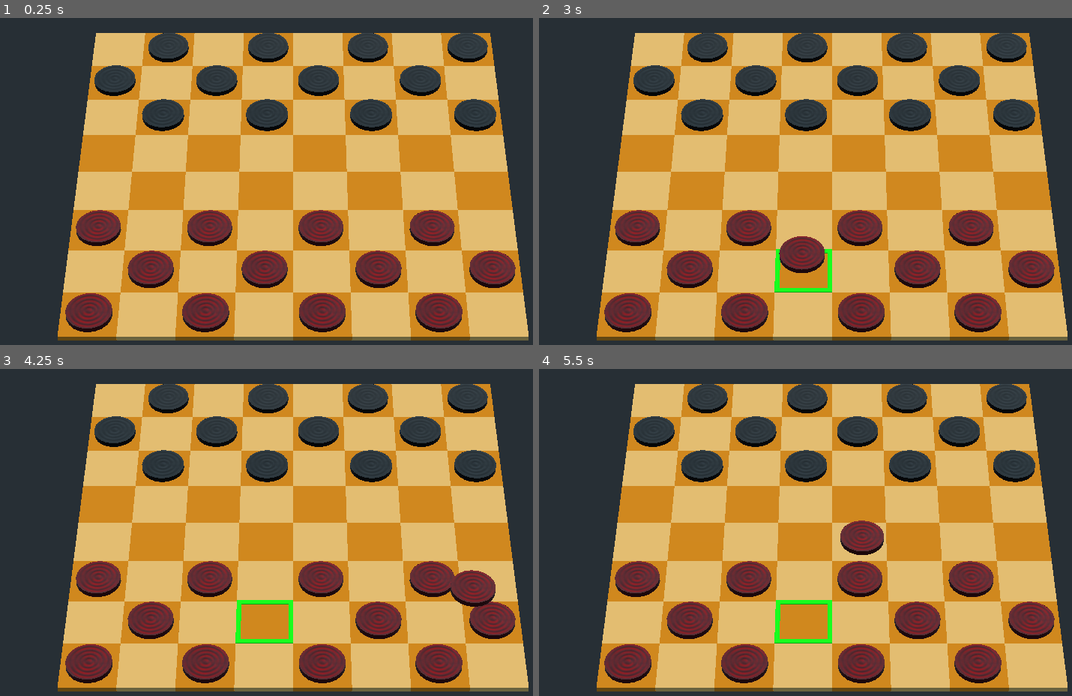
Above: before the commit, frames 1-4 (two rows, left to right).
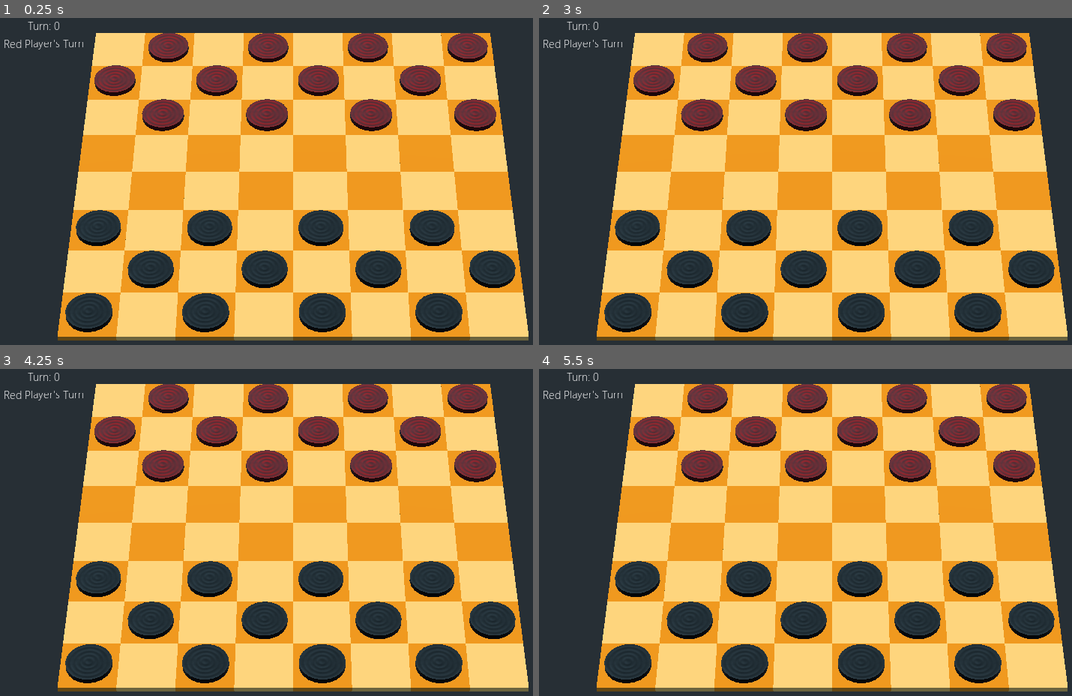
Above: after the commit, the same moments.

Repository: hagabooga/boogas-clubhouse
Game: Godot game, scene res://checkers/Checkers.tscn
Same seed, same stepped clock (60 frames per second), same inputs: the game is played once before the commit and once after it. This scene is started directly instead of the project's main scene.
Inputs (mouse positions are in pixels of both pictures, inside the frame that each line leads up to):
- Up to frame 1 (0.25 s): no input
- Up to frame 2 (3 s): tap Enter at 0.5, 2 s; move the mouse to (965, 168) at 0.52 s; hold Right 0.53-1.28 s; hold Q 0.53-1.28 s; click (965, 168) at 0.67 s; tap Space at 1.25, 2.75 s; move the mouse to (709, 204) at 1.27 s; hold Down 1.28-2.03 s; tap Q at 1.35, 2.85 s; click (709, 204) at 1.42 s; move the mouse to (890, 112) at 2.02 s; hold Right 2.03-2.78 s; hold Q 2.03-2.78 s; click (890, 112) at 2.17 s; move the mouse to (800, 253) at 2.77 s; hold Up from 2.78 s (still down); click (800, 253) at 2.92 s
- Up to frame 3 (4.25 s): tap Enter at 3.5 s; move the mouse to (474, 588) at 3.52 s; release Up at 3.53 s; hold Left from 3.53 s (still down); hold Q from 3.53 s (still down); click (474, 588) at 3.67 s
- Up to frame 4 (5.5 s): tap Space at 4.25 s; move the mouse to (650, 486) at 4.27 s; release Q at 4.28 s; tap Q at 4.35 s; click (650, 486) at 4.42 s; move the mouse to (864, 539) at 5.02 s; release Left at 5.03 s; hold Down from 5.03 s (still down); hold Q from 5.03 s (still down); click (864, 539) at 5.17 s

The runs differ from the first frame. In frame 1, 73% of the frame differs, in the area x 0-100%, y 1-99%; in frame 2, 74%; in frame 3, 74%; in frame 4, 74%.

Commit message:
multiplayer functionality
things to work on:
- must eat
- end after eating if there are no more moves

Diff:
--- a/Booga's Clubhouse/checkers/Checkers.gd
+++ b/Booga's Clubhouse/checkers/Checkers.gd
@@ -5,18 +5,30 @@
 var tile = preload("res://checkers/CheckersTile.tscn")
 var tile_dark = preload("res://checkers/CheckersTileDark.tscn")
 
-var original_pos
-var current_piece = null
-
 var tiles = []
 var tiles_reverse = []
 
-var turn = 0
+var turn = -1
+var player = null
 
+var players
 
 func _ready():
 	pre_configure_game()
 
+remotesync func next_turn() -> void:
+	turn += 1
+	var copy = players.duplicate()
+	for x in players:
+		if x.player_color == turn % 2:
+			x.enable_click(true)
+			copy.erase(x)
+	copy[0].enable_click(false)
+	update_ui()
+
+func update_ui():
+	$UI/VBoxContainer/Turn.text	= "Turn: %d"%turn
+	$UI/VBoxContainer/WhoseTurn.text = ("Black" if turn % 2 else "Red") + " Player's Turn"
 
 remote func pre_configure_game() -> void:
 	var thisPlayer = preload("res://checkers/CheckersPlayer.tscn").instance()
@@ -34,34 +46,51 @@
 			add_tile.connect("clicked", otherPlayer, "put_down")
 
 	reverse()
+	setup_player(thisPlayer)
+	setup_player(otherPlayer)
+	thisPlayer.connect("finished_turn", self, "rpc_unreliable", ["next_turn"])
+	thisPlayer.opponent = otherPlayer
 
-	thisPlayer.set_name(str(get_tree().get_network_unique_id()))
-	thisPlayer.set_network_master(get_tree().get_network_unique_id())
-	thisPlayer.player_color = 0
-	thisPlayer.setup_tiles = tiles_reverse
-	thisPlayer.piece = preload("res://checkers/CheckersPiece.tscn")
-	thisPlayer.move_pieces_start(get_tree().get_network_unique_id())
+	otherPlayer.opponent = thisPlayer
+	otherPlayer.connect("finished_turn", self, "rpc_unreliable", ["next_turn"])
+	players = [thisPlayer, otherPlayer]
+
+	rpc_unreliable("next_turn")
+
+func setup_player(thisPlayer : CheckersPlayer):
+	if get_tree().is_network_server() and player == null:
+		print(111)
+		thisPlayer.set_name(str(get_tree().get_network_unique_id()))
+		thisPlayer.set_network_master(get_tree().get_network_unique_id())
+		thisPlayer.player_color = 0
+		thisPlayer.setup_tiles = tiles_reverse
+		thisPlayer.piece = preload("res://checkers/CheckersPiece.tscn")
+		player = thisPlayer
+		thisPlayer.move_pieces_start(get_tree().get_network_unique_id())
+	else:
+		if player == null:
+			print(222)
+			thisPlayer.set_name(str(get_tree().get_network_unique_id()))
+			thisPlayer.set_network_master(get_tree().get_network_unique_id())
+			thisPlayer.player_color = 1
+			thisPlayer.setup_tiles = tiles
+			thisPlayer.piece = preload("res://checkers/CheckersPieceBlack.tscn")
+			player = thisPlayer
+			$BlackCamera.make_current()
+			thisPlayer.move_pieces_start(get_tree().get_network_unique_id())
+		else:
+			print(333)
+			thisPlayer.set_name(str(globals.otherPlayerId))
+			thisPlayer.set_network_master(globals.otherPlayerId)
+			thisPlayer.player_color = (player.player_color + 1)%2
+			thisPlayer.setup_tiles = tiles if thisPlayer.player_color else tiles_reverse
+			thisPlayer.piece = preload("res://checkers/CheckersPieceBlack.tscn") if thisPlayer.player_color else\
+			preload("res://checkers/CheckersPiece.tscn")
+			thisPlayer.move_pieces_start(globals.otherPlayerId)
+
+	#print("NETOWRK ID: ",get_tree().get_network_unique_id())
 
 	add_child(thisPlayer)
-
-
-	otherPlayer.set_name(str(globals.otherPlayerId))
-	otherPlayer.set_network_master(globals.otherPlayerId)
-	otherPlayer.player_color = 1
-	otherPlayer.setup_tiles = tiles
-	otherPlayer.piece = preload("res://checkers/CheckersPieceBlack.tscn")
-	otherPlayer.move_pieces_start(globals.otherPlayerId)
-	add_child(otherPlayer)
-
-	thisPlayer.opponent = otherPlayer
-	otherPlayer.opponent = thisPlayer
-
-#	$PlayerRed.setup_tiles = tiles
-#	$PlayerRed.move_pieces_start()
-#	$PlayerRed.opponent = $PlayerBlack
-#	$PlayerBlack.setup_tiles = tiles_reverse
-#	$PlayerBlack.move_pieces_start()
-#	$PlayerBlack.opponent = $PlayerRed
 
 func reverse():
 	tiles_reverse = tiles.duplicate(true)
--- a/Booga's Clubhouse/checkers/Checkers.tscn
+++ b/Booga's Clubhouse/checkers/Checkers.tscn
@@ -1,13 +1,18 @@
-[gd_scene load_steps=3 format=2]
+[gd_scene load_steps=5 format=2]
 
 [ext_resource path="res://checkers/Checkers.gd" type="Script" id=1]
 [ext_resource path="res://checkers/Camera.gd" type="Script" id=2]
+[ext_resource path="res://segoeuil.ttf" type="DynamicFontData" id=3]
+
+[sub_resource type="DynamicFont" id=1]
+size = 24
+font_data = ExtResource( 3 )
 
 [node name="Checkers" type="Spatial"]
 script = ExtResource( 1 )
 
 [node name="DirectionalLight" type="DirectionalLight" parent="."]
-transform = Transform( -0.954272, -0.136167, 0.266128, 0.0674181, 0.769274, 0.635352, -0.29124, 0.62424, -0.724916, -7.58918, 8.3053, 15.4698 )
+transform = Transform( 1, 0, 0, 0, -4.37114e-008, 1, 0, -1, -4.37114e-008, 7, 10, 7 )
 light_energy = 1.2
 light_specular = 0.53
 shadow_bias = 8.04
@@ -17,11 +22,45 @@
 directional_shadow_normal_bias = 3.45
 directional_shadow_bias_split_scale = 0.82
 
-[node name="Camera" type="Camera" parent="."]
+[node name="RedCamera" type="Camera" parent="."]
 transform = Transform( 1, 0, 0, 0, 0.707107, 0.707107, 0, -0.707107, 0.707107, 7, 44.5, 52.2 )
+keep_aspect = 0
+current = true
+fov = 20.0
+size = 28.0
+script = ExtResource( 2 )
+
+[node name="BlackCamera" type="Camera" parent="."]
+transform = Transform( -1, -6.18172e-008, 6.18172e-008, 0, 0.707107, 0.707107, -8.74228e-008, 0.707107, -0.707107, 7, 44.5, -38.2 )
 keep_aspect = 0
 fov = 20.0
 size = 28.0
 script = ExtResource( 2 )
 
 [node name="CheckerBoard" type="Spatial" parent="."]
+
+[node name="UI" type="Control" parent="."]
+anchor_right = 1.0
+anchor_bottom = 1.0
+margin_right = -1056.0
+margin_bottom = -453.0
+mouse_filter = 2
+
+[node name="VBoxContainer" type="VBoxContainer" parent="UI"]
+margin_right = 214.0
+margin_bottom = 259.0
+
+[node name="Turn" type="Label" parent="UI/VBoxContainer"]
+margin_right = 214.0
+margin_bottom = 33.0
+custom_fonts/font = SubResource( 1 )
+text = "Turn: 0"
+align = 1
+
+[node name="WhoseTurn" type="Label" parent="UI/VBoxContainer"]
+margin_top = 37.0
+margin_right = 214.0
+margin_bottom = 70.0
+custom_fonts/font = SubResource( 1 )
+text = "Red Player's Turn"
+align = 1
--- a/Booga's Clubhouse/checkers/CheckersPiece.gd
+++ b/Booga's Clubhouse/checkers/CheckersPiece.gd
@@ -4,7 +4,7 @@
 signal clicked
 signal dropped
 
-
+var can_be_clicked : bool = false
 
 
 class_name CheckersPiece
@@ -20,7 +20,7 @@
 	$pCylinder1.set_surface_material(0, $pCylinder1.get_surface_material(0).duplicate())
 
 func _on_Area_input_event(camera, event, click_position, click_normal, shape_idx):
-	if event is InputEventMouseButton:
+	if can_be_clicked and event is InputEventMouseButton:
 		if event.button_index == BUTTON_LEFT and event.pressed:
 			emit_signal("clicked", self)
 			#print("PRESSED LEFT BUTTON row: ", transform.origin.x,"col: ",transform.origin.z)
--- a/Booga's Clubhouse/checkers/CheckersPlayer.gd
+++ b/Booga's Clubhouse/checkers/CheckersPlayer.gd
@@ -21,37 +21,43 @@
 const peice_columns : int = 4
 
 signal placed
-
-
-slave func setPosition(pos, dis):
+signal finished_turn
+
+func _ready():
+	connect("finished_turn", self, "enable_click", [false])
+
+func enable_click(yes : bool, except = null) -> void:
+	for x in get_children():
+		x.can_be_clicked = yes
+	if except != null:
+		except.can_be_clicked = !yes
+
+remotesync func setPosition(pos):
+	current_piece.transform.origin = pos
+	#print("RPC CALL ", get_network_master())
+
+func _physics_process(delta):
 	#print(get_network_master())
-	print(pos,dis)
-	#opponent.current_piece = dis
-	#opponent.get_piece(current_piece.pos).transform.origin = Vector3(-dis.x,peice_height*2,-dis.z)
-#	opponent.original_origin = opponent.get_piece(current_piece.pos).transform.origin
-#	opponent.get_piece(current_piece.pos).transform.origin = opponent.original_origin + Vector3(-dis.x,peice_height*2,-dis.z)
-
-
-
-
-func _physics_process(delta):
+	if !is_network_master():
+		return
 	if current_piece == null:
 		return
-		#print(current_piece)
+	#print(current_piece)
 	var camera = get_viewport().get_camera()
 	var ray_len = camera.transform.origin.distance_to(current_piece.transform.origin)
 	var mouse_pos = camera.get_viewport().get_mouse_position()
 	var from = camera.project_ray_origin(mouse_pos)
 	var to = from + camera.project_ray_normal(mouse_pos) * ray_len
 	to.y = peice_height*2
-	current_piece.transform.origin = to
-	var dis = to - original_origin
+	rpc_unreliable("setPosition", to)
+	#current_piece.transform.origin = to
+	#var dis = to - original_origin
 	#opponent.get_piece(current_piece.pos).transform.origin = Vector3(-dis.x,peice_height*2,-dis.z)
 #	print(is_network_master())
 #	if is_network_master():
 #		print("wow")
 	# network_master calls function on peer side
-	rpc_unreliable("setPosition",current_piece.transform.origin, dis)
+
 
 func get_piece(pos):
 	for x in get_children():
@@ -67,44 +73,80 @@
 			var column = col*2 if alternate else col*2 + 1
 			add.transform.origin = setup_tiles[row][column].transform.origin
 			add.transform.origin.y = 0.2
+			add_child(add)
 			add.set_network_master(id)
-			add_child(add)
 			add.pos = Vector2(row,column)
 
-slave func set_piece(piece):
-	pass
+remotesync func set_piece(p):
+	#print("YO", piece)
+	current_piece = get_piece(p)
 
 func pickup_piece(piece):
-	print(piece.get_network_master())
+	#print(piece.get_network_master())
+	print(piece.is_network_master())
+	#print(current_piece.is_network_master())
 	if current_piece == null and piece.is_network_master():
-		print("WTF")
-		current_piece = piece
+		rpc_unreliable("set_piece", piece.pos)
+		#print("WTF")
 		original_origin = current_piece.transform.origin
 		original_pos = current_piece.pos
 		current_piece.disable_collision(true)
-		var moves = get_legal_moves()
+		get_legal_moves()
 		#print("Legal moves: ", moves)
 
+puppet func rpc_put_down(tile_pos, pos, is_king):
+	#print("wtf")
+	current_piece.pos = pos
+	if is_king and !current_piece.is_king:
+		current_piece.become_king()
+	current_piece.transform.origin = tile_pos
+	current_piece.transform.origin.y = peice_height
+	current_piece.disable_collision(false)
+	current_piece = null
 
 func put_down(tile) -> void:
 	if current_piece != null:
 		if tile.is_show_outline():
+			var move_pos
+			var did_eat = false
 			for legal_move in current_legal_moves:
 				#if legal_move[0] != original_pos:
+				print(legal_move)
 				var place_tile = get_tile(legal_move[0])
 				emit_signal("placed")
 				disconnect("placed", place_tile, "show_outline")
 				if place_tile == tile:
-					current_piece.pos = legal_move[0]
+					move_pos = legal_move[0]
+					current_piece.pos = move_pos
+					if legal_move[1] != null:
+						did_eat = true
 					if current_piece.pos.x > 6 and !current_piece.is_king:
 						current_piece.become_king()
 					#print(current_piece.pos)
+			rpc_unreliable("rpc_put_down", tile.transform.origin, move_pos, current_piece.pos.x > 6)
 			current_piece.transform.origin = tile.transform.origin
 			current_piece.transform.origin.y = peice_height
 			current_piece.disable_collision(false)
+			#print(original_pos, current_piece.pos)
+			if did_eat:
+				enable_click(false, current_piece)
+
+#				get_legal_moves()
+#				print(current_legal_moves)
+#				if len(current_legal_moves) == 1:
+#					emit_signal("finished_turn")
+			elif original_pos != current_piece.pos:
+				emit_signal("finished_turn")
 			current_piece = null
 
-slave func get_legal_moves() -> void:
+slave func set_tile_eat(tile_pos, pos):
+	#print("YO")
+	get_tile(tile_pos).eat_piece = opponent.get_piece(pos)
+	#print(opponent.get_tile(pos).eat_piece)
+
+
+
+func get_legal_moves() -> void:
 	var moves = [[original_pos, null]]
 	var left = original_pos.y - 1
 	var right = original_pos.y + 1
@@ -137,11 +179,10 @@
 		#print(move)
 		var move_tile = get_tile(move)
 		var can_eat = true
-		var ate = false
 		for op_piece in opponent.get_children():
 			var op_tile = opponent.get_tile(op_piece.pos)
 			if op_tile == move_tile:
-				print("eat tile: ",op_piece.pos)#, p.queue_free())
+				#print("eat tile: ",op_piece.pos)#, p.queue_free())
 				copy.erase([move,null])
 				var eat_pos = 2*move - original_pos
 				if 0 <= eat_pos.x and eat_pos.x < 8 and 0 <= eat_pos.y and eat_pos.y < 8:
@@ -153,15 +194,20 @@
 						if !occupied(eat_pos):
 							copy.append([eat_pos, op_piece])
 							copy.erase([move, null])
-	print(copy)
+	#print(copy)
 	for legal_move in copy:
 		#print(legal_move)
 		var move_tile = get_tile(legal_move[0])
 		connect("placed", move_tile, "show_outline", [false])
 		move_tile.show_outline(true)
-		print(move_tile)
+		#print(move_tile)
 		move_tile.eat_piece = legal_move[1]
+		if legal_move[1] != null:
+			print(legal_move)
+			rpc_unreliable("set_tile_eat", legal_move[0], legal_move[1].pos)
 	current_legal_moves = copy
+
+
 
 func occupied(pos) -> bool:
 	for x in get_children():
--- a/Booga's Clubhouse/checkers/CheckersTile.gd
+++ b/Booga's Clubhouse/checkers/CheckersTile.gd
@@ -6,6 +6,7 @@
 class_name CheckersTile
 
 var eat_piece = null
+
 
 func _ready():
 	connect("clicked", self, "eat")
@@ -21,7 +22,12 @@
 func show_outline(yes : bool) -> void:
 	$MeshInstance/Outline.visible = yes
 
+remotesync func rpc_eat():
+	eat_piece.queue_free()
+	eat_piece = null
+
 func eat(s):
 	if eat_piece != null:
-		eat_piece.queue_free()
-		eat_piece = null
+		rpc_unreliable("rpc_eat")
+#		eat_piece.queue_free()
+#		eat_piece = null
--- a/Booga's Clubhouse/project.godot
+++ b/Booga's Clubhouse/project.godot
@@ -49,6 +49,7 @@
 window/size/width=1280
 window/size/height=720
 window/vsync/use_vsync=false
+window/stretch/mode="2d"
 window/stretch/aspect="keep"
 
 [rendering]
Not shown, changed: Booga's Clubhouse/export/Booga's Clubhose.pck
